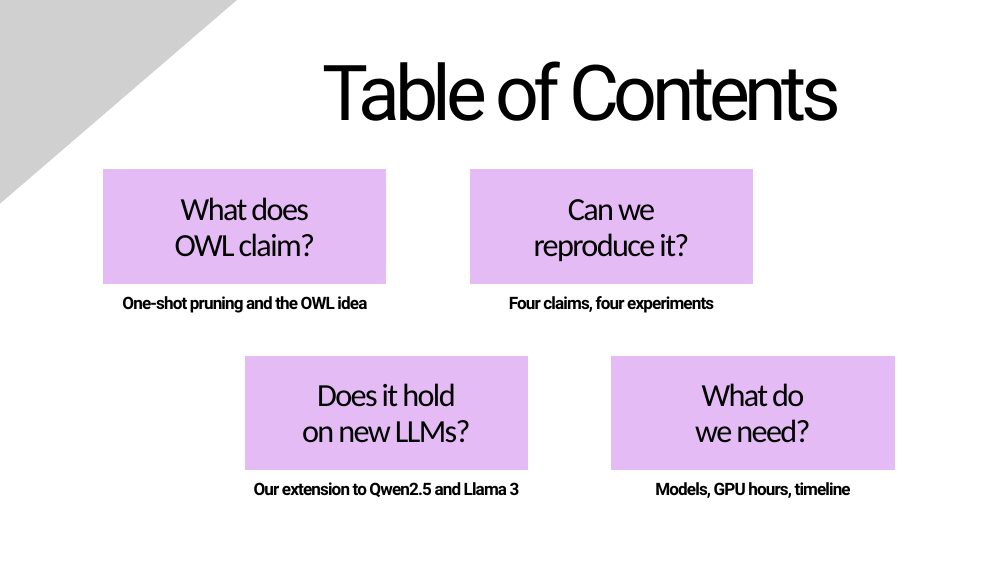
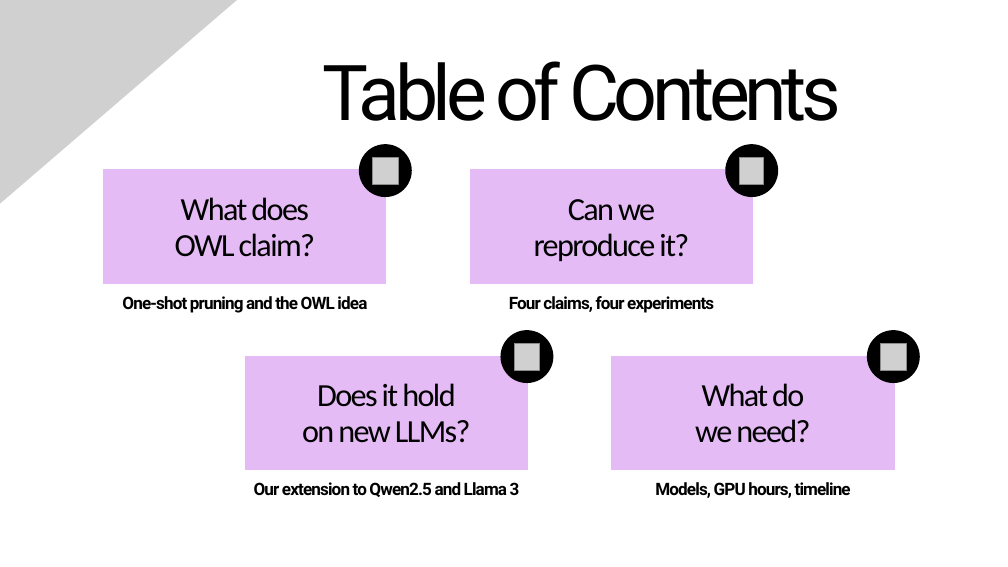
Before and after one commit to khangpt2k6/NLP_CLASS, a slide deck: slide 2 of presentation/ProjectPresentation_TKP-XGHN.pptx. Drawn at 1008x567 pixels with LibreOffice and Linux fonts; fonts in the diff are those of the drawing; grey boxes stand for pictures; background and template pictures are left out. Boxes give left, top, right and bottom in pixels: in the first picture for what was removed or moved away, otherwise in the second. Text is boxed around its words. In the diff, an @@ line names an element or a change of style, - is before the commit and + after.

```diff
--- a/presentation/ProjectPresentation_TKP-XGHN.pptx
+++ b/presentation/ProjectPresentation_TKP-XGHN.pptx
@@ ellipse added at (x1=359, y1=144, x2=412, y2=197), fill #000000 @@
@@ ellipse added at (x1=725, y1=144, x2=778, y2=197), fill #000000 @@
@@ picture added at (x1=373, y1=157, x2=398, y2=183) @@
@@ picture added at (x1=740, y1=157, x2=764, y2=183) @@
@@ ellipse added at (x1=500, y1=330, x2=553, y2=383), fill #000000 @@
@@ picture added at (x1=515, y1=343, x2=540, y2=369) @@
@@ ellipse added at (x1=867, y1=330, x2=920, y2=383), fill #000000 @@
@@ picture added at (x1=880, y1=343, x2=907, y2=370) @@
```
Also in this commit, not shown: 8 other slides changed, 18 other files.
